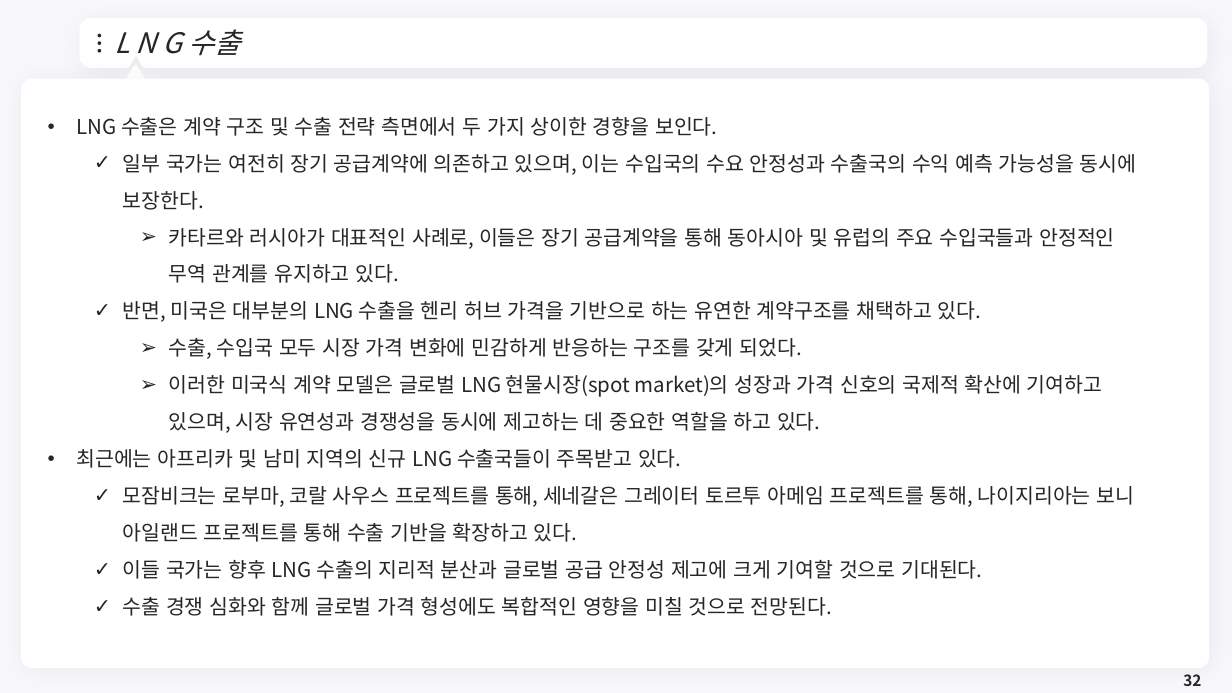
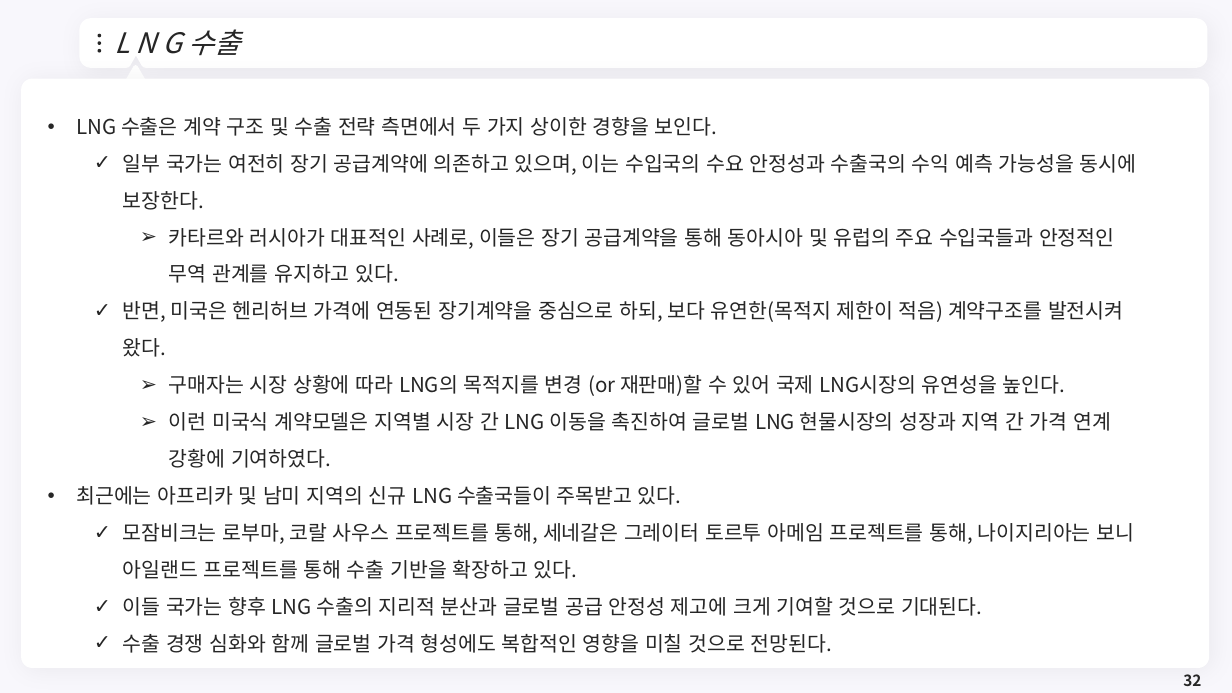
Before and after one commit to meandthey/Teaching, a slide deck: slide 32 of 에너지경제학/자원에너지경제학_Chapter_4 (가스).pptx. Drawn at 1232x693 pixels with LibreOffice and Linux fonts; fonts in the diff are those of the drawing; background and template pictures are left out. Boxes give left, top, right and bottom in pixels: in the first picture for what was removed or moved away, otherwise in the second. Text is boxed around its words. In the diff, an @@ line names an element or a change of style, - is before the commit and + after.

```diff
--- a/에너지경제학/자원에너지경제학_Chapter_4 (가스).pptx
+++ b/에너지경제학/자원에너지경제학_Chapter_4 (가스).pptx
@@ text at box(123, 301, 1123, 468): text changed @@
-  ✓ 반면, 미국은 대부분의 LNG 수출을 헨리 허브 가격을 기반으로 하는 유연한 계약구조를 채택하고 있다.
-    ➢ 수출, 수입국 모두 시장 가격 변화에 민감하게 반응하는 구조를 갖게 되었다.
-    ➢ 이러한 미국식 계약 모델은 글로벌 LNG 현물시장(spot market)의 성장과 가격 신호의 국제적 확산에 기여하고 있으며, 시장 유연성과 경쟁성을 동시에 제고하는 데 중요한 역할을 하고 있다.
+  ✓ 반면, 미국은 헨리허브 가격에 연동된 장기계약을 중심으로 하되, 보다 유연한(목적지 제한이 적음) 계약구조를 발전시켜 왔다.
+    ➢ 구매자는 시장 상황에 따라 LNG의 목적지를 변경 (or 재판매)할 수 있어 국제 LNG시장의 유연성을 높인다.
+    ➢ 이런 미국식 계약모델은 지역별 시장 간 LNG 이동을 촉진하여 글로벌 LNG 현물시장의 성장과 지역 간 가격 연계 강황에 기여하였다.
```
Also in this commit, not shown: 1 other file.
